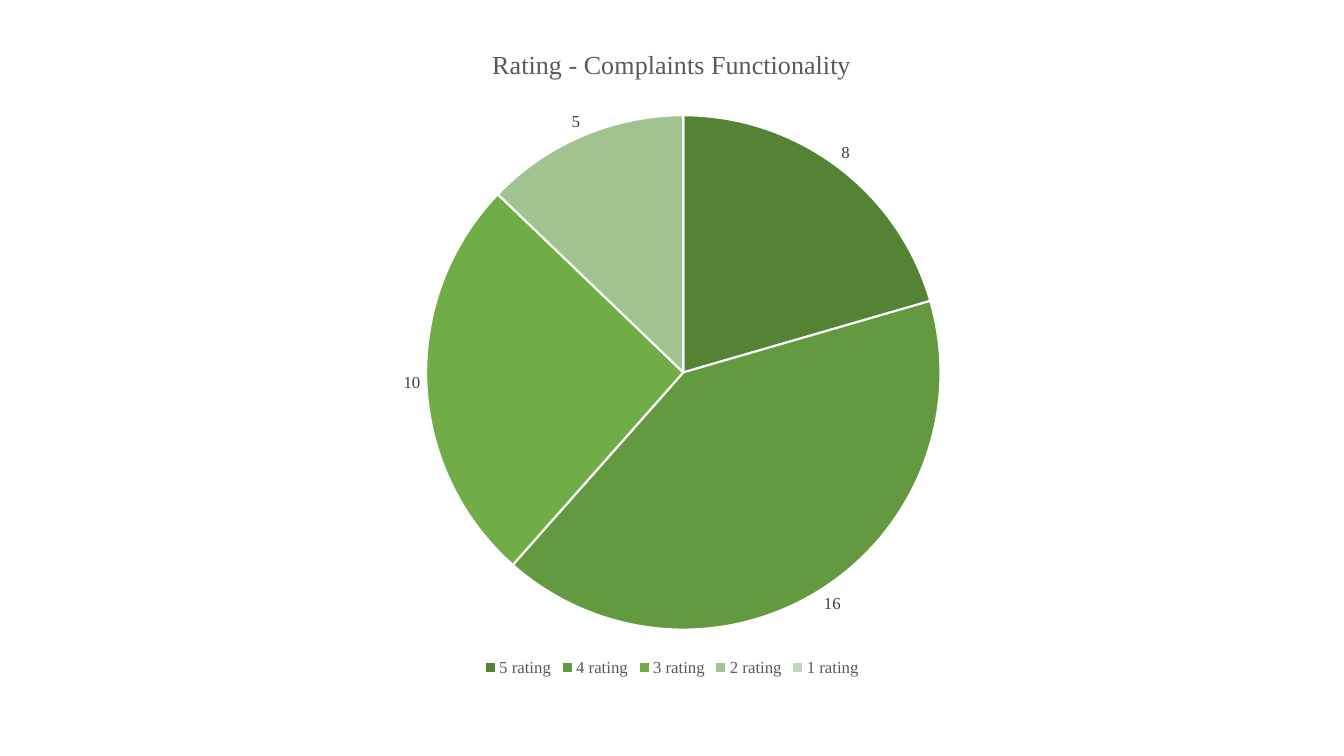
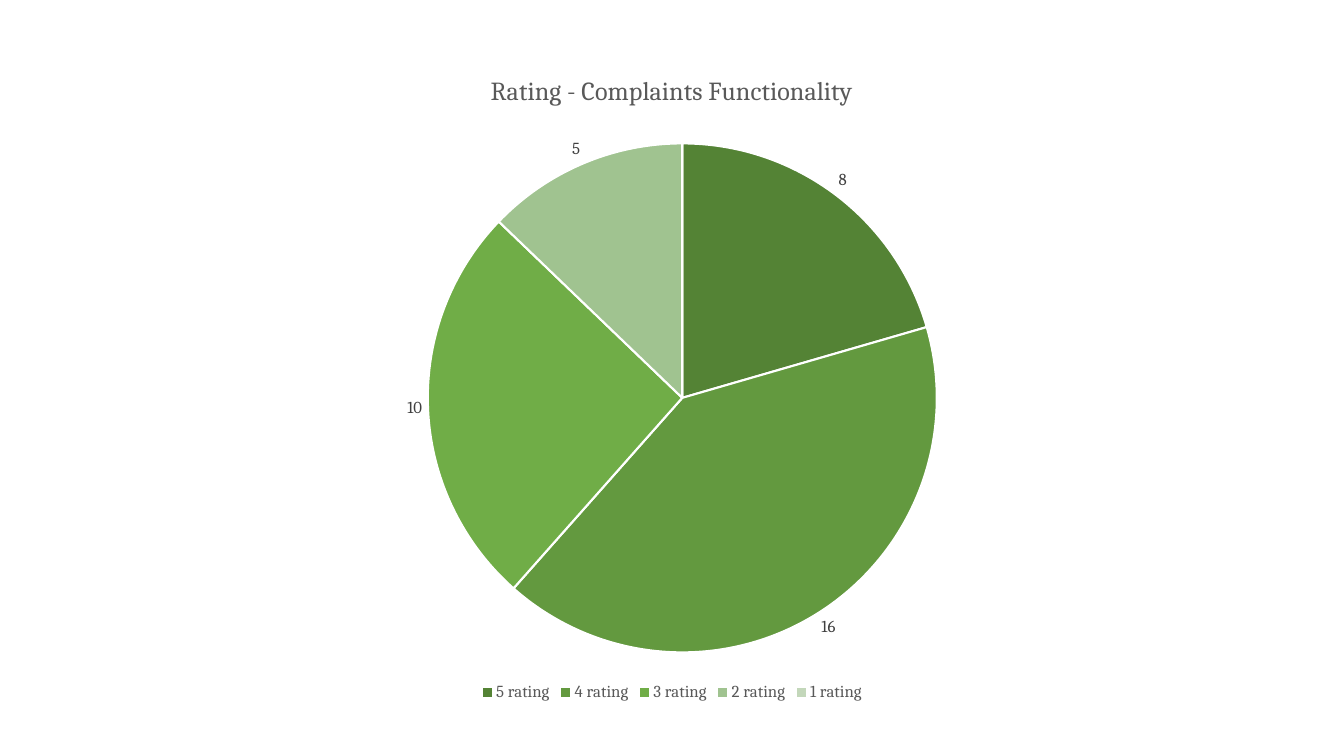
Before and after one commit to afthaj/finalThesis, a slide deck: slide 13 of figures.pptx. Drawn at 1344x756 pixels with LibreOffice and Linux fonts; fonts in the diff are those of the drawing. Boxes give left, top, right and bottom in pixels: in the first picture for what was removed or moved away, otherwise in the second. Text is boxed around its words. In the diff, an @@ line names an element or a change of style, - is before the commit and + after.

```diff
--- a/figures.pptx
+++ b/figures.pptx
@@ pie chart at [386,50,958,707] @@
@@ data labels of Rating - Complaints Functionality changed @@
@@ legend changed @@
@@ lettering changed @@
@@ pie chart: place and size @@
-pie chart at [93,25,1252,682]
+pie chart at [386,50,958,707]
```
Also in this commit, not shown: 15 other slides changed, 37 other files.
